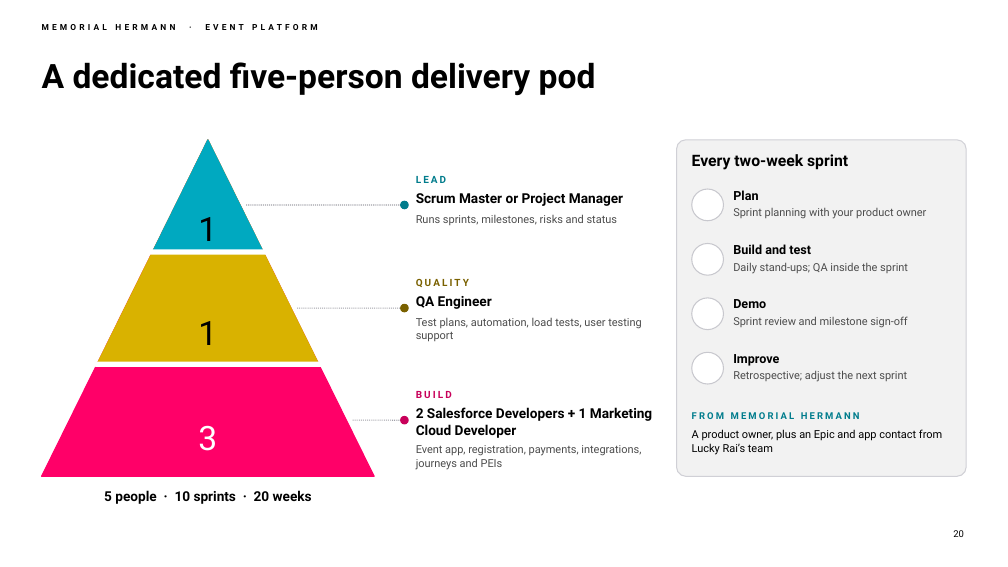
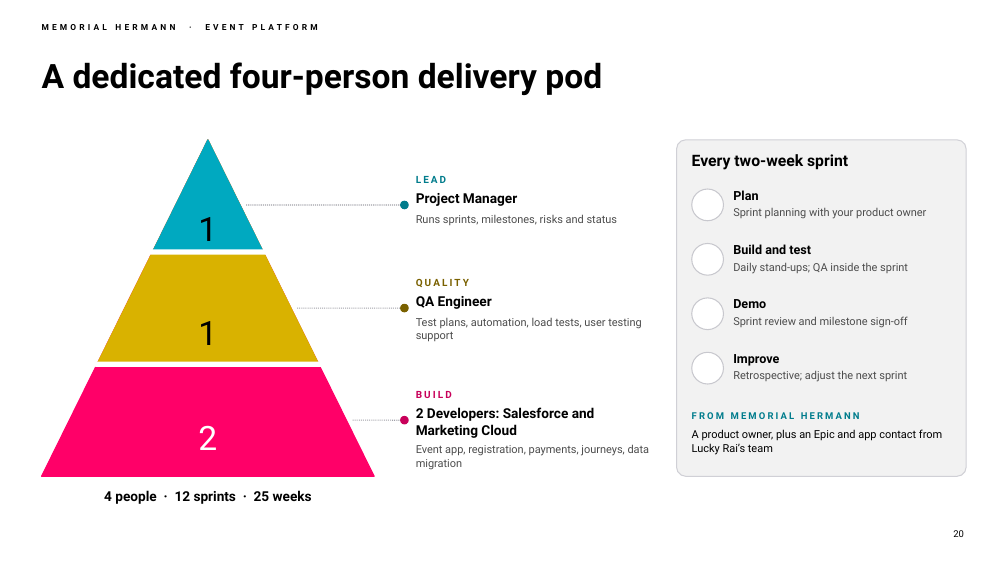
Before and after one commit to chintasurya/preSales_Memorial-hermann, a slide deck: slide 20 of deck/Memorial-Hermann-Event-Platform.pptx. Drawn at 1008x567 pixels with LibreOffice and Linux fonts; fonts in the diff are those of the drawing; background and template pictures are left out. Boxes give left, top, right and bottom in pixels: in the first picture for what was removed or moved away, otherwise in the second. Text is boxed around its words. In the diff, an @@ line names an element or a change of style, - is before the commit and + after.

```diff
--- a/deck/Memorial-Hermann-Event-Platform.pptx
+++ b/deck/Memorial-Hermann-Event-Platform.pptx
@@ title at [42,62,602,95]: text changed @@
-A dedicated five-person delivery pod
+A dedicated four-person delivery pod
@@ text at [416,193,517,206]: text changed @@
-Scrum Master or Project Manager
+Project Manager
@@ text at [416,407,595,438]: text changed @@
-2 Salesforce Developers + 1 Marketing Cloud Developer
+2 Developers: Salesforce and Marketing Cloud
@@ text at [198,425,217,450]: text changed @@
-3
+2
@@ text at [416,444,650,469]: text changed @@
-Event app, registration, payments, integrations, journeys and PEIs
+Event app, registration, payments, journeys, data migration
@@ text at [104,490,312,504]: text changed @@
-5 people · 10 sprints · 20 weeks
+4 people · 12 sprints · 25 weeks
```
Also in this commit, not shown: 7 other slides changed, 6 other files.
